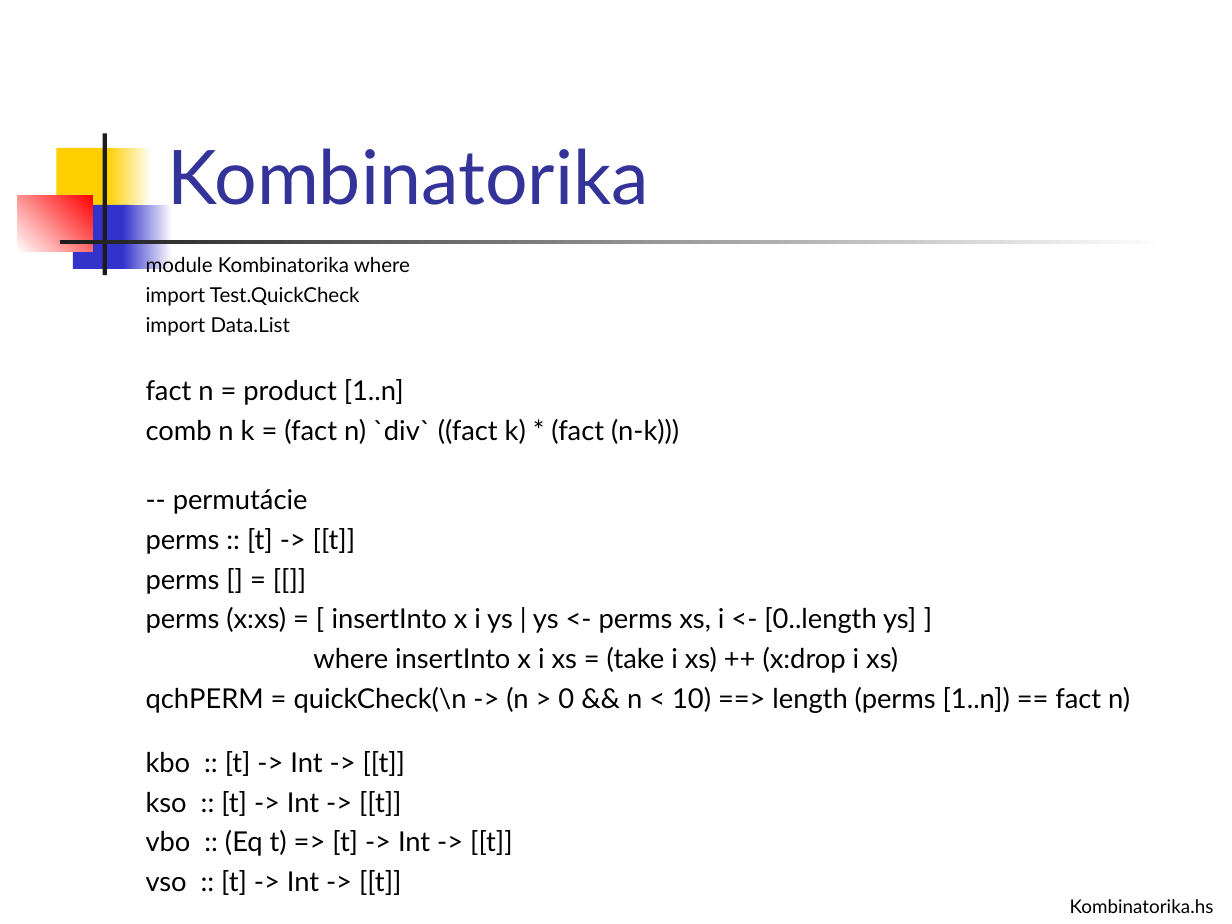
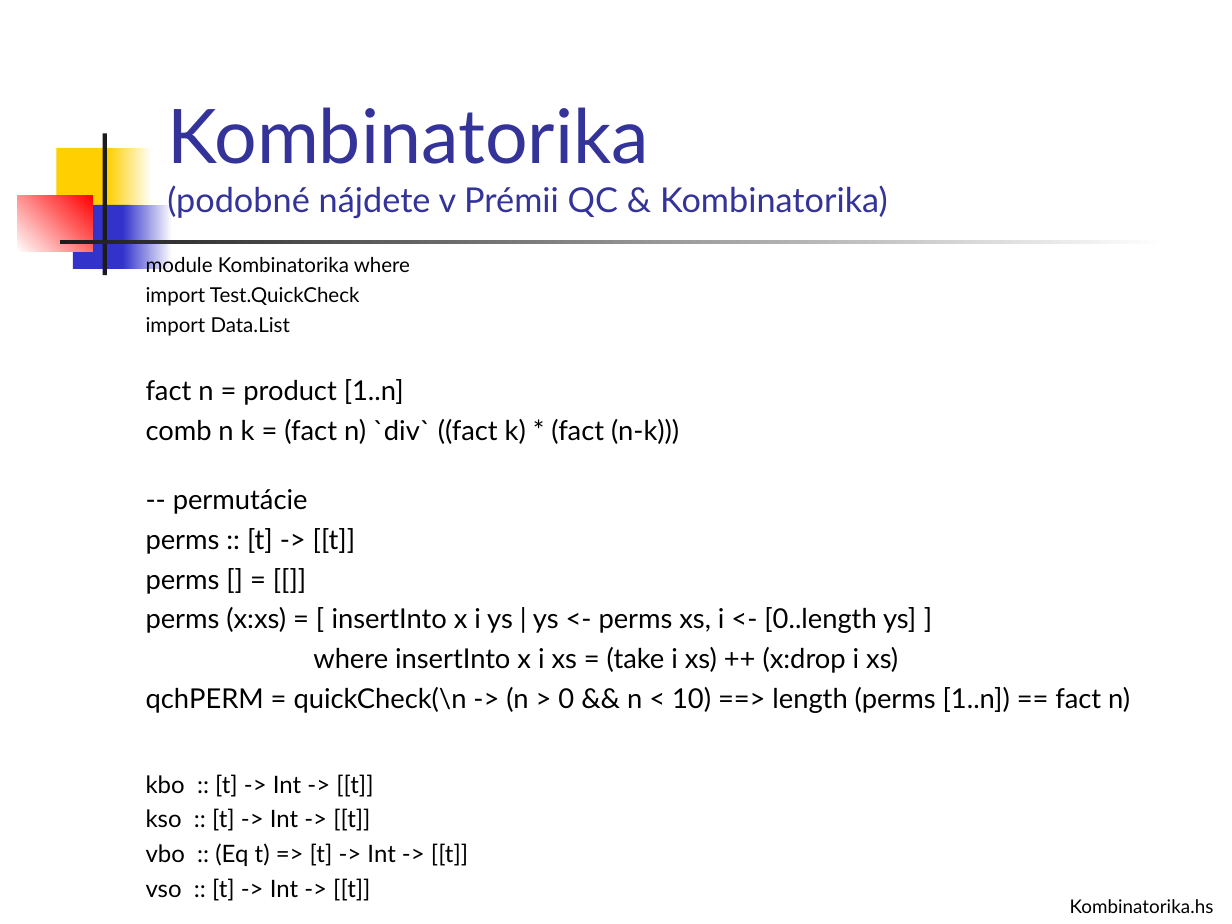
Before and after one commit to Funkcionalne/Prednasky, a slide deck: slide 19 of 02/02_fpro.ppt. Drawn at 1232x924 pixels with LibreOffice and Linux fonts; fonts in the diff are those of the drawing. Boxes give left, top, right and bottom in pixels: in the first picture for what was removed or moved away, otherwise in the second. Text is boxed around its words. In the diff, an @@ line names an element or a change of style, - is before the commit and + after.

```diff
--- a/02/02_fpro.ppt
+++ b/02/02_fpro.ppt
@@ title at <box>167,107,888,219</box>: text changed; size 44 to 20 pt @@
-Kombinatorika
+Kombinatorika
+(podobné nájdete v Prémii QC & Kombinatorika)
@@ text at <box>146,774,468,901</box>: size 16 to 14 pt in "kbo :: [t] -> Int -> [[t]]", "kso :: [t] -> Int -> [[t]]", "vbo :: (Eq t) => [t] -> ...", "vso :: [t] -> Int -> [[t]]" @@
```
Also in this commit, not shown: 7 other slides changed, 5 slides added, 8 other files.
